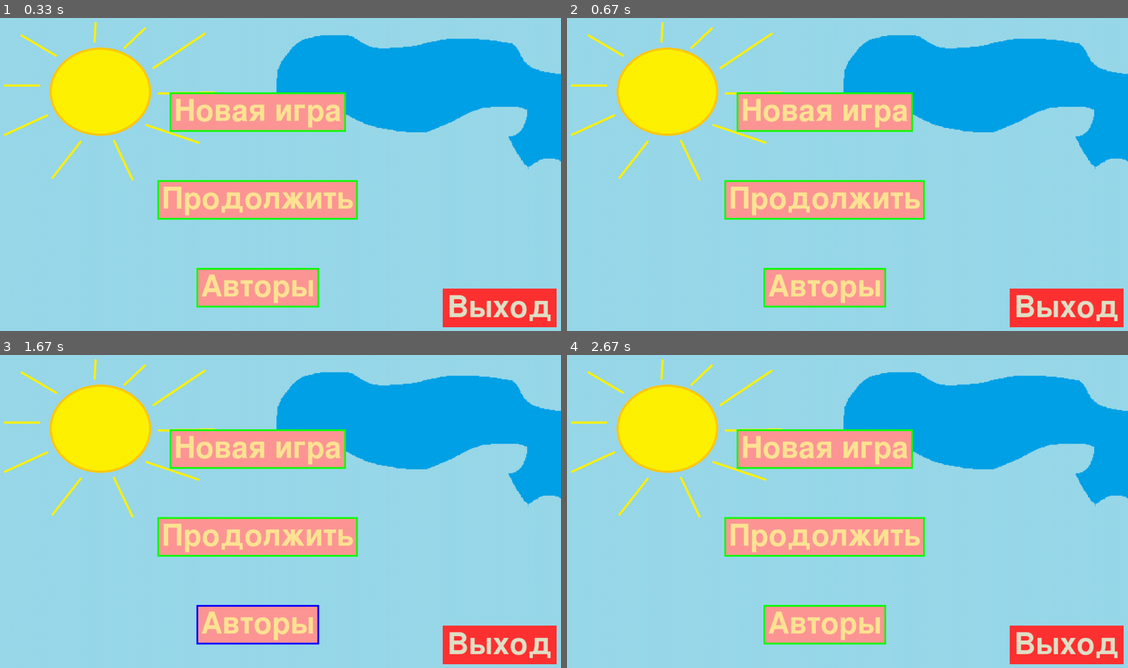
Above: before the commit, frames 1-4 (two rows, left to right).
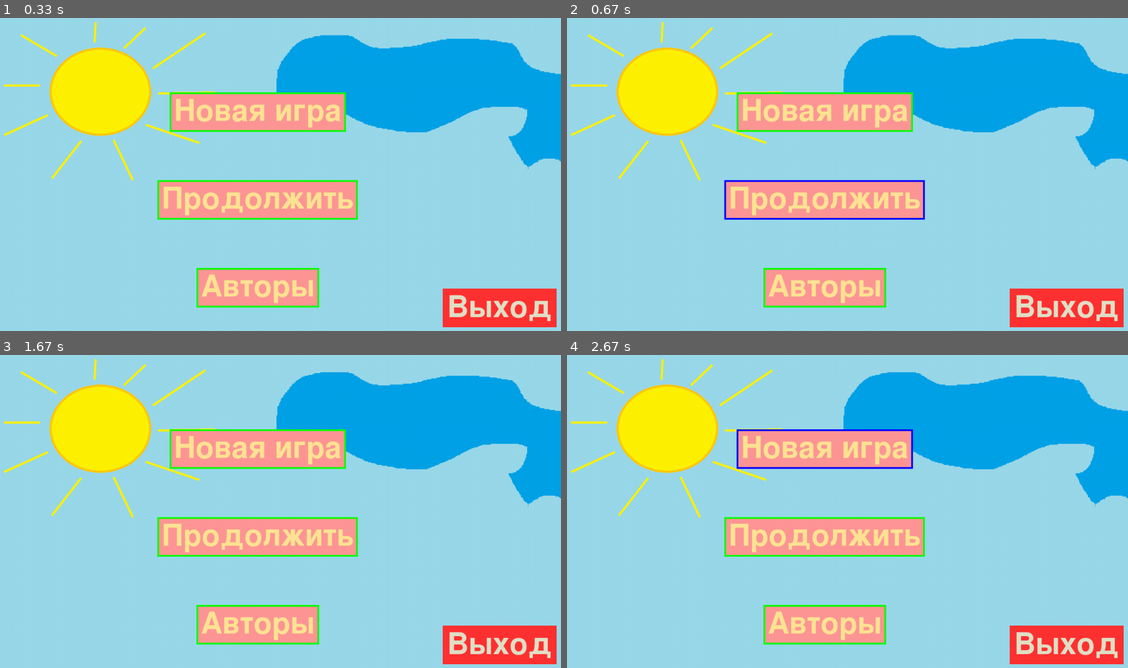
Above: after the commit, the same moments.

Repository: realReloadTime/GoodAppsProduction
Game: pygame game, started from start.py
The game is run twice, just before and just after one commit, with the same random seed, the same clock (stepped at 60 frames per second) and the same inputs.
Inputs (mouse positions are in pixels of both pictures, inside the frame that each line leads up to):
- Up to frame 1 (0.33 s): no input
- Up to frame 2 (0.67 s): click (825, 187) at 0.38 s
- Up to frame 3 (1.67 s): click (145, 511) at 0.72 s; click "Авторы" at 1.05 s; click (488, 621) at 1.38 s
- Up to frame 4 (2.67 s): click (853, 542) at 2.22 s; click (825, 458) at 2.55 s

Frame 1 is identical in both runs. In frame 2, 0.6% of the frame differs, in the area x 27-64%, y 51-65%; in frame 3, 0.4%; in frame 4, 0.5%.

Commit message:
some works for optimization app reserved resources

Diff:
--- a/start.py
+++ b/start.py
@@ -24,8 +24,8 @@
 
         pygame.display.set_caption('Продай и отдай')
         clock = pygame.time.Clock()
-        buttons = [['Новая игра', 0], ['Продолжить', 0], ['Авторы', 0]]
-        button_location = []
+        buttons = [['Новая игра', 0], ['Продолжить', 0], ['Авторы', 0], ['Выйти', 0]]  # названия и состояния кнопок
+        button_location = []  # расположение кнопок
         running = True
 
         while running:
@@ -57,15 +57,20 @@
                     text_y = self.height // 3 - text.get_height() // 2 - 20 + i * 200
                     text_w = text.get_width()
                     text_h = text.get_height()
-                    button_location.append([text_x, text_y, text_w, text_h])
+                    if len(button_location) != 4:
+                        button_location.append([text_x, text_y, text_w, text_h])  # запись занимаемых координат кнопкой
                     pygame.draw.rect(self.screen, (255, 150, 150), (text_x - 10, text_y - 10,
                                                                     text_w + 20, text_h + 20), 0)  # фон текста
                     if buttons[i][1] == 0:
-                        pygame.draw.rect(self.screen, (10, 255, 0), (text_x - 10, text_y - 10,
-                                                                     text_w + 20, text_h + 20), 4)  # обводка текста
+                        pygame.draw.rect(self.screen, (10, 255, 0), (text_x - 10,
+                                                                     text_y - 10,
+                                                                     text_w + 20,
+                                                                     text_h + 20), 4)  # безфокусная обводка текста
                     if buttons[i][1] == 1:
-                        pygame.draw.rect(self.screen, (10, 0, 255), (text_x - 10, text_y - 10,
-                                                                     text_w + 20, text_h + 20), 4)  # обводка текста
+                        pygame.draw.rect(self.screen, (10, 0, 255), (text_x - 10,
+                                                                     text_y - 10,
+                                                                     text_w + 20,
+                                                                     text_h + 20), 4)  # фокусная обводка текста
                     self.screen.blit(text, (text_x, text_y))
 
                 font = pygame.font.Font(None, 100)
@@ -74,8 +79,11 @@
                 text_y = self.height - text.get_height() - 20
                 text_w = text.get_width()
                 text_h = text.get_height()
+                if len(button_location) != 4:
+                    button_location.append([text_x, text_y, text_w, text_h])
                 pygame.draw.rect(self.screen, (255, 50, 50), (text_x - 10, text_y - 10,
                                                               text_w + 20, text_h + 20), 0)
+
                 self.screen.blit(text, (text_x, text_y))
 
             if self.selected_screen == 'NewGameScreen':
@@ -88,7 +96,7 @@
                 pass
 
             pygame.display.flip()
-            clock.tick(1)
+            clock.tick(100)
 
     def app_end(self):  # действия при завершении работы(для сохранения данных и вывода завершающей анимации)
         self.screen.fill((100, 100, 100))
